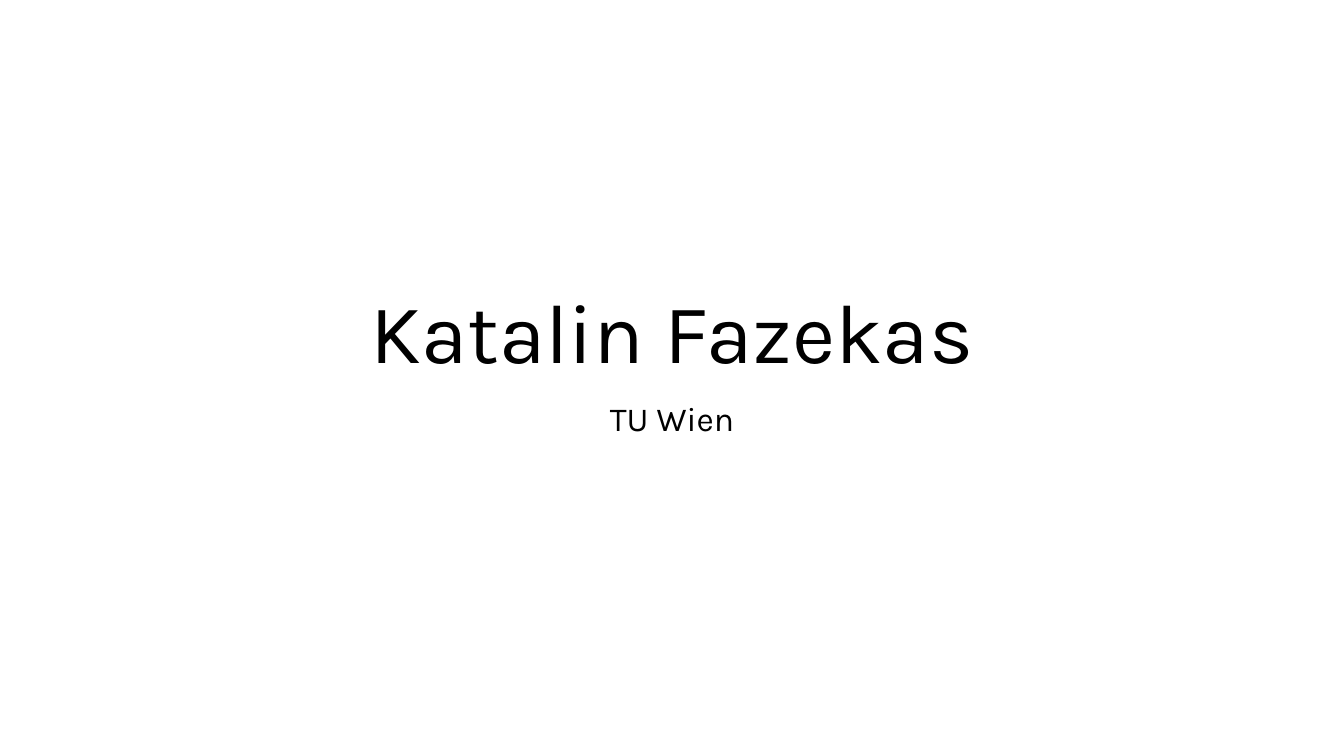
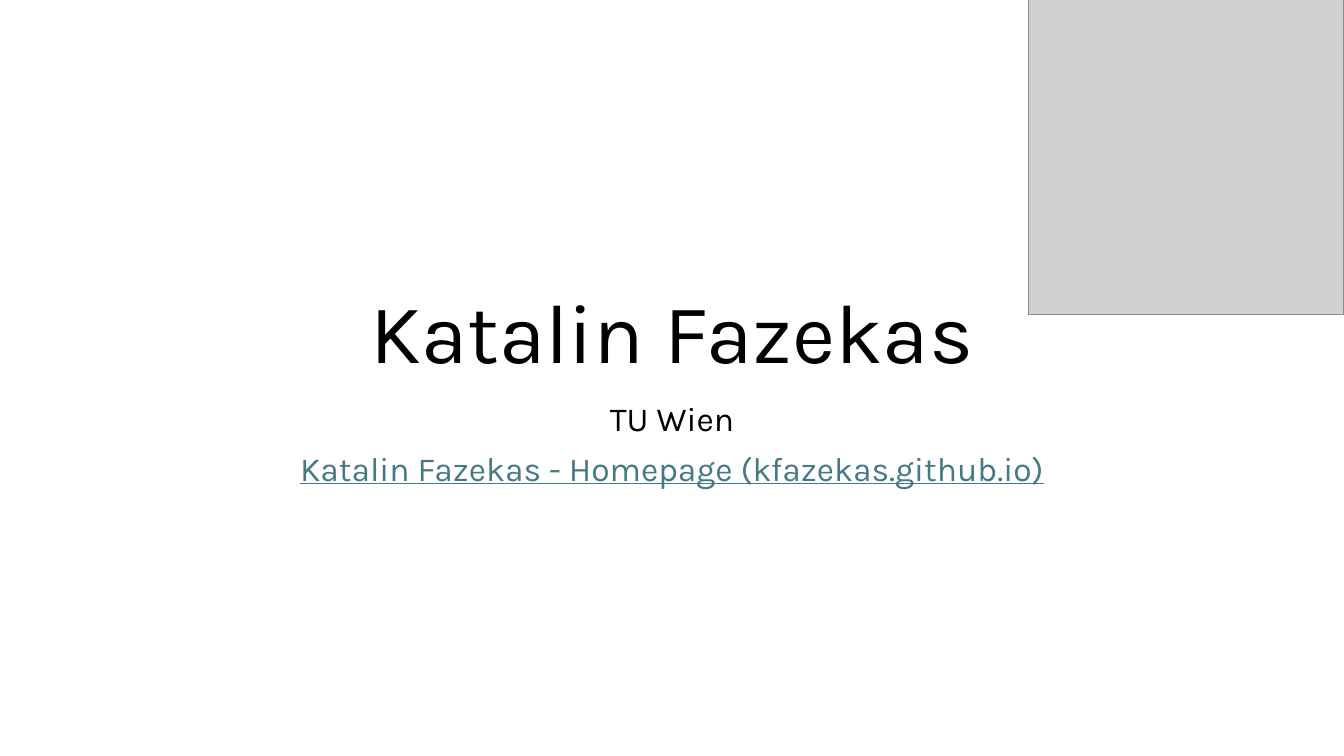
Before and after one commit to NikolajBjorner/ShonanArtOfSAT, a slide deck: slide 10 of Introductions.pptx. Drawn at 1344x756 pixels with LibreOffice and Linux fonts; fonts in the diff are those of the drawing; grey boxes stand for pictures. Boxes give left, top, right and bottom in pixels: in the first picture for what was removed or moved away, otherwise in the second. Text is boxed around its words. In the diff, an @@ line names an element or a change of style, - is before the commit and + after.

```diff
--- a/Introductions.pptx
+++ b/Introductions.pptx
@@ picture added at (1029, 0, 1344, 315) @@
@@ subtitle at (300, 457, 1044, 490): paragraph added @@
+Katalin Fazekas - Homepage (kfazekas.github.io)
```
Also in this commit, not shown: 16 other slides changed.
